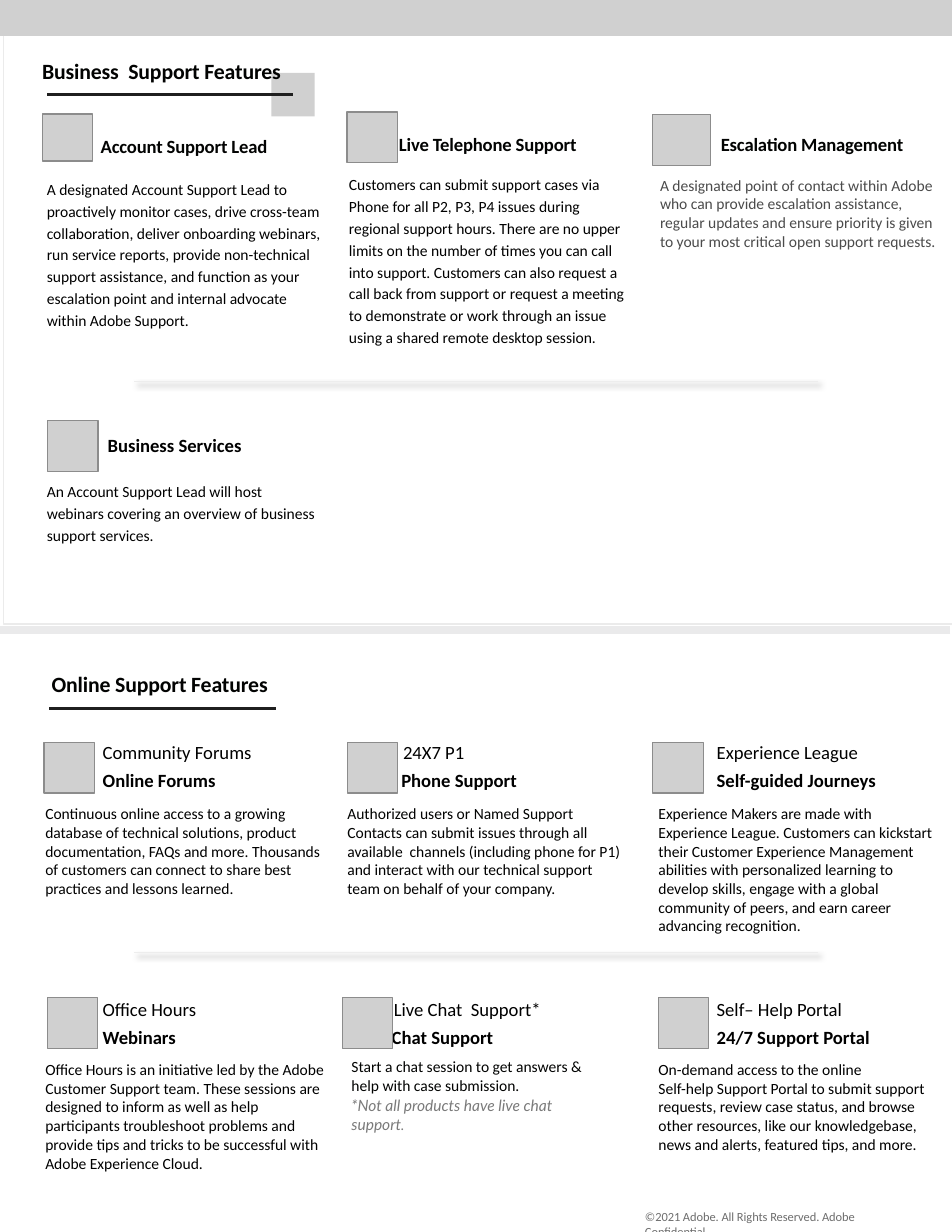
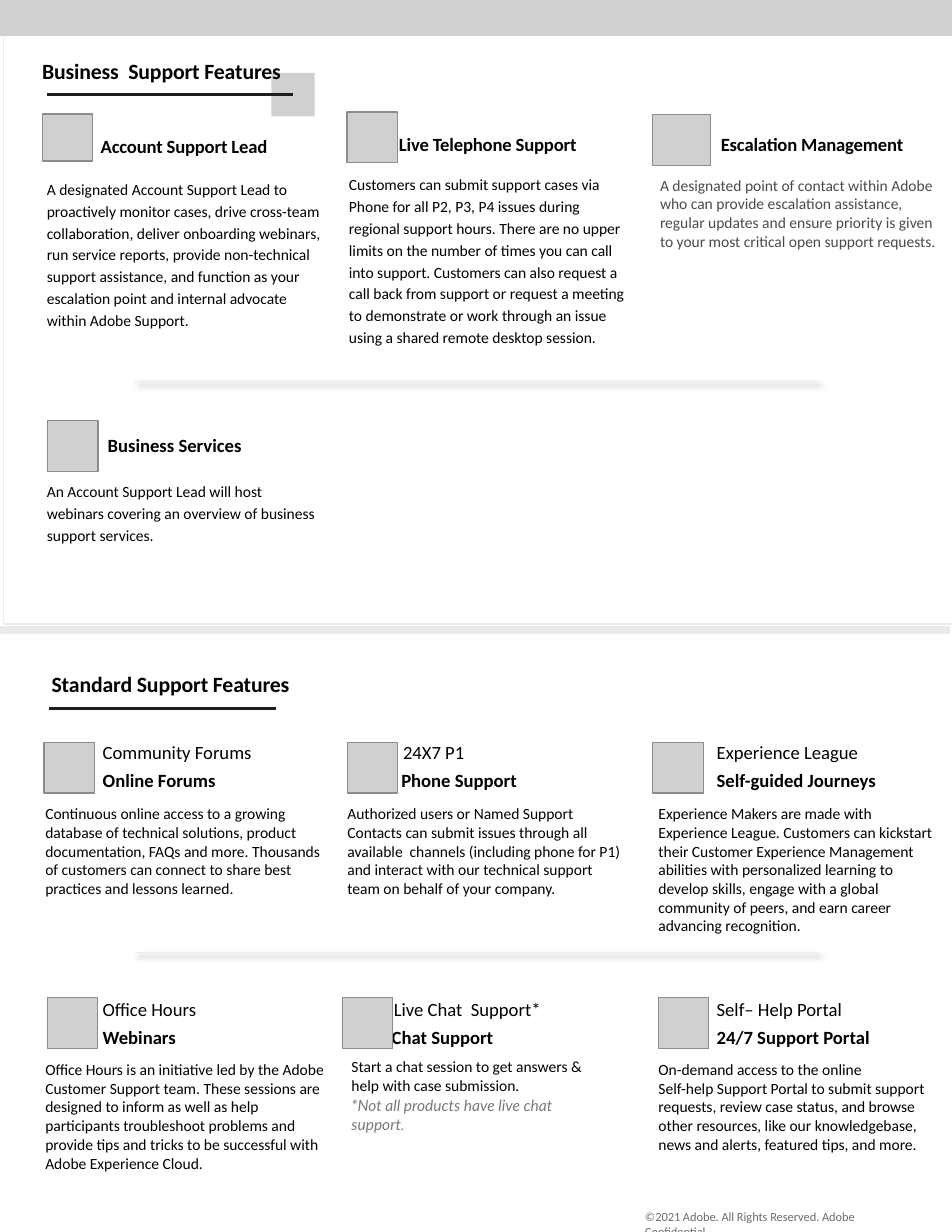
Before and after one commit to AdobeDocs/support-resources.nl-NL, a slide deck: slide 2 of help/data-sheets/assets/BusinessSupportDatasheet.pptx. Drawn at 952x1232 pixels with LibreOffice and Linux fonts; fonts in the diff are those of the drawing; grey boxes stand for pictures; background and template pictures are left out. Boxes give left, top, right and bottom in pixels: in the first picture for what was removed or moved away, otherwise in the second. Text is boxed around its words. In the diff, an @@ line names an element or a change of style, - is before the commit and + after.

```diff
--- a/help/data-sheets/assets/BusinessSupportDatasheet.pptx
+++ b/help/data-sheets/assets/BusinessSupportDatasheet.pptx
@@ text at <box>52,676,290,696</box>: text changed @@
-Online Support Features
+Standard Support Features
```
Also in this commit, not shown: 1 other slide changed, 7 other files.
